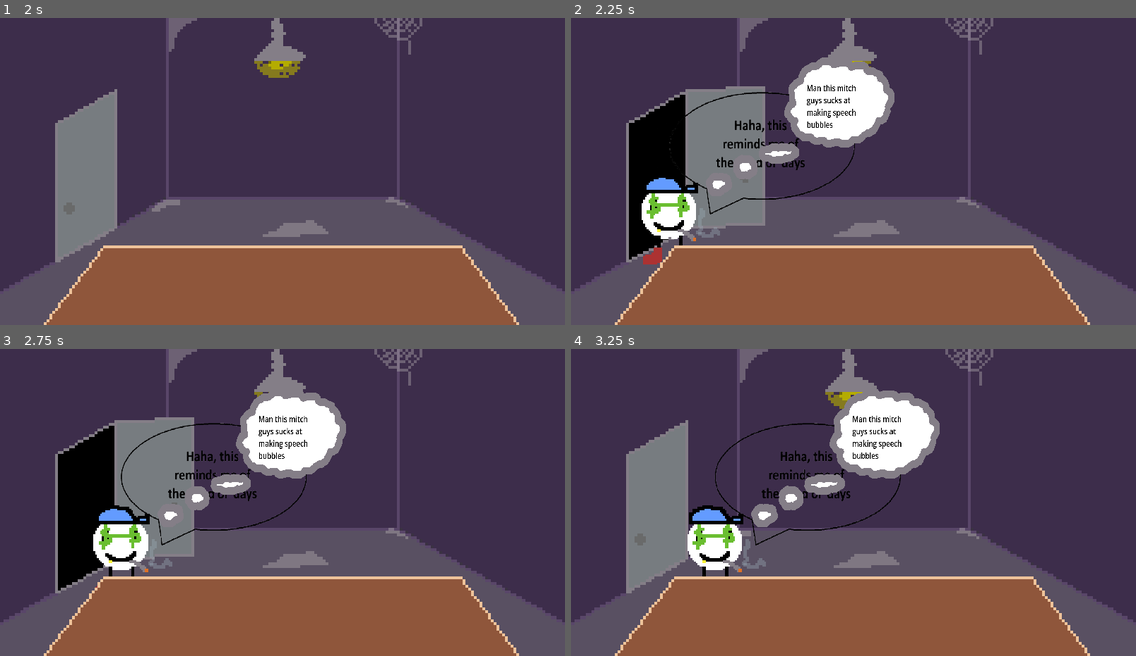
Above: before the commit, frames 1-4 (two rows, left to right).
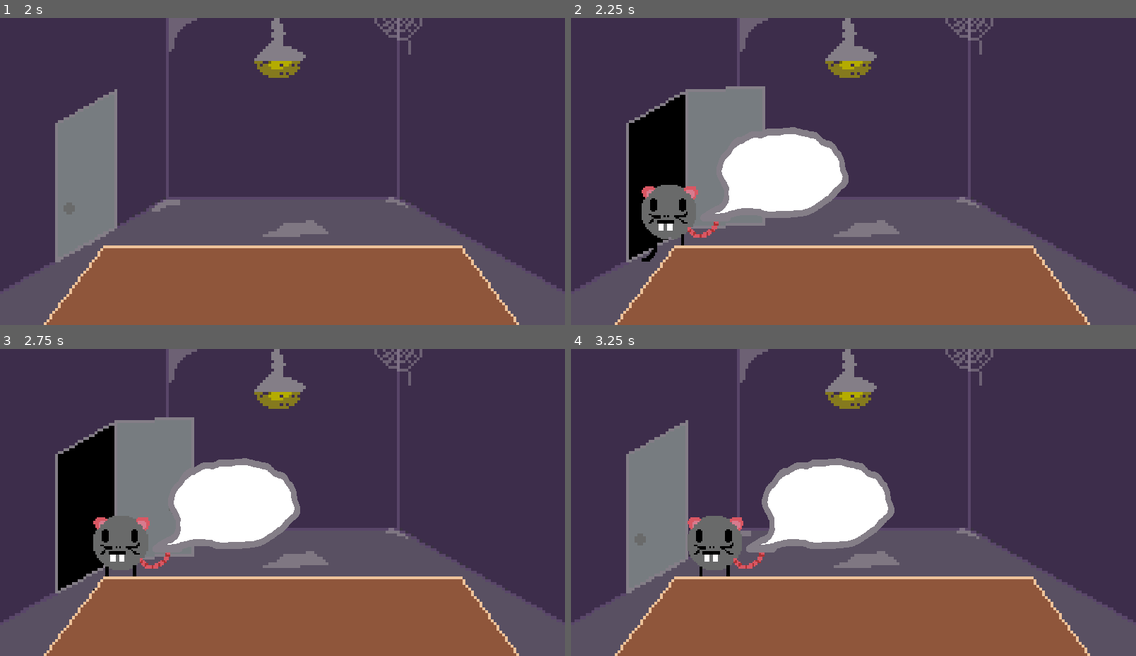
Above: after the commit, the same moments.

Repository: MonsterWook/GlobalGameJam2025
Game: Godot game, scene res://Main Scenes/office.tscn
The game is run twice, just before and just after one commit, with the same random seed, the same clock (stepped at 60 frames per second) and the same inputs. The project has no main scene, so this scene is started directly.
Inputs (mouse positions are in pixels of both pictures, inside the frame that each line leads up to):
- Up to frame 1 (2 s): tap Enter (ui_accept) at 0.5, 0.77, 1.25, 1.52 s; move the mouse to (406, 156) at 0.52 s; hold D (Right) from 0.53 s (still down); click (406, 156) at 0.6 s; move the mouse to (169, 186) at 1.27 s; tap Y (spawnCustomer) at 1.35 s
- Up to frame 2 (2.25 s): tap Enter (ui_accept) at 2 s; move the mouse to (910, 103) at 2.02 s; release D (Right) at 2.03 s; hold A (Left) from 2.03 s (still down); click (910, 103) at 2.1 s
- Up to frame 3 (2.75 s): keep holding A (Left)
- Up to frame 4 (3.25 s): move the mouse to (825, 563) at 2.77 s; release A (Left) at 2.78 s; hold D (Right) from 2.78 s (still down); tap Y (spawnCustomer) at 2.85 s; tap Enter (ui_accept) at 3.02 s

Frame 1 is identical in both runs. In frame 2, 11% of the frame differs, in the area x 12-58%, y 12-81%; in frame 3, 11%; in frame 4, 12%, in the area x 20-66%, y 13-75%.

Commit message:
Connected all NPCs to Minigames

Diff:
--- a/Main Scenes/at_ease.gd
+++ b/Main Scenes/at_ease.gd
@@ -10,6 +10,8 @@
 var thoughtSprite : AnimatedSprite2D
 var background : AnimatedSprite2D
 var thoughtText : Label
+var speechText : Label
+var oldSpeechBubblePos
 var cursorSprite = load("res://assets/hoverCursor.png")
 var path: PathFollow2D
 var NPC
@@ -26,11 +28,12 @@
 var unlockedThoughtBubble
 var exitSpeechBubble1
 var exitSpeechBubble2
-var exitSpeechBubble3
 
 var NPCs = {
 	0 : "OfficeGuy",
 	1 : "Hustler",
+	2 : "Rat",
+	3 : "Climber"
 }
 
 # Called when the node enters the scene tree for the first time.
@@ -40,6 +43,7 @@
 	thoughtSprite = $"Thought"
 	background = $"../../../../Background"
 	thoughtText = $Thought/Label
+	speechText = $Speech/Label
 	path = $".."
 	$"../../../../NPCSpawner".start()
 
@@ -82,19 +86,20 @@
 func entranceDialogue(dialogueNumber):
 	match(dialogueNumber):
 		0:
-			speechSprite.set_texture(load(speechBubble1))
+			speechSprite.show()
+			speechText.text = speechBubble1
 			await firstBubble
 			entranceDialogue(1)
 		1:
-			speechSprite.set_texture(load(speechBubble2))
+			speechText.text = speechBubble2
 			await get_tree().create_timer(2).timeout
 			entranceDialogue(2)
 		2:
-			speechSprite.set_texture(load(speechBubble3))
+			speechText.text = speechBubble3
 			await get_tree().create_timer(2).timeout
 			entranceDialogue(3)
 		3:
-			speechSprite.set_texture(null)
+			speechSprite.hide()
 			thoughtSprite.show()
 			thoughtSprite.play("ThoughtBubbleForming")
 			await thoughtSprite.animation_finished
@@ -105,44 +110,74 @@
 		0:
 			thoughtSprite.play("ThoughtBubble")
 			thoughtText.text = unlockedThoughtBubble
-			await get_tree().create_timer(3).timeout
+			await get_tree().create_timer(4).timeout
 			exitDialogue(1)
 		1:
 			thoughtSprite.hide()
-			speechSprite.position = Vector2(270, 133)
-			speechSprite.set_texture(load(exitSpeechBubble1))
-			await get_tree().create_timer(2).timeout
+			speechSprite.show()
+			oldSpeechBubblePos = speechSprite.position
+			speechSprite.position = Vector2(40, 40)
+			speechText.text = exitSpeechBubble1
+			await get_tree().create_timer(3).timeout
 			exitDialogue(2)
 		2:
-			speechSprite.position = Vector2(99.629, -154.319)
-			speechSprite.set_texture(load(exitSpeechBubble2))
+			speechSprite.position = oldSpeechBubblePos
+			speechText.text = exitSpeechBubble2
 			leave = true
 
 func switchNPC():
-	var inti = randi() % NPCs.size()
+	var oldNPC = NPC
+	var inti = randi() % (NPCs.size() - 1)
 	NPC = NPCs.get(inti)
+
+	if NPC == oldNPC:
+		NPC = NPC.get(NPCs.size() - 1)
+
+	if oldNPC == "Rat":
+		flip_h
 
 	play(NPC)
 
 	match(NPC):
 		"OfficeGuy":
 
-			speechBubble1 = "res://assets/OfficeGuy/testSpeachBubble.png"
-			speechBubble2 = "res://assets/OfficeGuy/testSpeachBubble2.png"
-			speechBubble3 = "res://assets/OfficeGuy/testSpeachBubble3.png"
+			speechBubble1 = "I heard you are the best clairvoyant around"
+			speechBubble2 = "I am so tired of my dead end job"
+			speechBubble3 = "Please tell me how to get out of this meaningless life"
+
+			unlockedThoughtBubble = "I hope he tells me to buy bitcoin"
+			exitSpeechBubble1 = "You should buy some BubbleCoin. I heard it's popping off"
+			exitSpeechBubble2 = "Thanks! you are a gentleman and a scholar"
+
+		"Hustler":
+			speechBubble1 = "Haha, this reminds me of the good ol' days"
+			speechBubble2 = "I haven't been getting enough suckers to fall for my scams lately"
+			speechBubble3 = "What should I do doc'?"
+
+			unlockedThoughtBubble = "I haven't done a card scam in a while"
+			exitSpeechBubble1 = "I heard about this new scam using cards, here let me fill you in"
+			exitSpeechBubble2 = "Ooh that's clever, you're the best doc'"
+
+		"Rat":
+			flip_h
+
+			speechBubble1 = ""
+			speechBubble2 = ""
+			speechBubble3 = ""
 
 			unlockedThoughtBubble = ""
-			exitSpeechBubble1 = "res://assets/OfficeGuy/officeGuyLeavingSpeechBubble2.png"
-			exitSpeechBubble2 = "res://assets/OfficeGuy/officeGuyLeavingSpeechBubble3.png"
+			exitSpeechBubble1 = ""
+			exitSpeechBubble2 = ""
 
-		"Hustler":
-			speechBubble1 = "res://assets/Hustler/hustlerEnterDialogue1.png"
-			speechBubble2 = "res://assets/Hustler/hustlerEnterDialogue2.png"
-			speechBubble3 = "res://assets/Hustler/hustlerEnterDialogue3.png"
+		"Climber":
 
-			unlockedThoughtBubble = "I haven't done a card scam in a while"
-			exitSpeechBubble1 = "res://assets/Hustler/hustlerExitDialogue1.png"
-			exitSpeechBubble2 = "res://assets/Hustler/hustlerExitDialogue2.png"
+			speechBubble1 = ""
+			speechBubble2 = ""
+			speechBubble3 = ""
+
+			unlockedThoughtBubble = ""
+			exitSpeechBubble1 = ""
+			exitSpeechBubble2 = ""
 
 func _fucking_leave() -> void:
 	exitDialogue(0)
--- a/Main Scenes/control.gd
+++ b/Main Scenes/control.gd
@@ -8,7 +8,7 @@
 var sceneChange = false
 var sceneChange2 = false
 var canClick = false
-var Offset = Vector2(40, 30)
+var Offset = Vector2(60, 60)
 var oldCamPos
 var currentNPC
 
@@ -30,11 +30,9 @@
 # Called every frame. 'delta' is the elapsed time since the previous frame.
 func _process(delta: float) -> void:
 	if sceneChange:
-		if camera.zoom < Vector2(10, 10):
+		if camera.zoom < Vector2(9, 9):
 			camera.zoom += delta * camZoomSpeed
 		else:
-			#get_tree().root.add_child(minigameScene)
-			#get_tree().change_scene_to_file("res://minigames/typingMinigame/typingMinigame.tscn")
 			$"../../../../../..".visible = false
 
 			get_tree().root.add_child(minigameScene)
@@ -90,7 +88,7 @@
 		camera.global_position = global_position + Offset
 
 func switchMinigame():
-	currentNPC = "Climber"
+
 	match(currentNPC):
 		"OfficeGuy":
 			minigameScene = load("res://minigames/typingMinigame/typingMinigame.tscn").instantiate()
@@ -106,3 +104,8 @@
 			minigameScene = load("res://minigames/climberMinigame/climberMinigame.tscn").instantiate()
 			nodeWithSignalPath = "climberMinigame"
 			sceneNode = "climberMinigame"
+
+		"Rat":
+			minigameScene = load("res://minigames/ratMinigame/ratMinigame.tscn").instantiate()
+			nodeWithSignalPath = "ratMinigame"
+			sceneNode = "ratMinigame"
--- a/Main Scenes/office.tscn
+++ b/Main Scenes/office.tscn
@@ -1,12 +1,15 @@
-[gd_scene load_steps=25 format=3 uid="uid://clj25w4vcne7q"]
+[gd_scene load_steps=29 format=3 uid="uid://clj25w4vcne7q"]
 
 [ext_resource type="Texture2D" uid="uid://byspfak36ais0" path="res://Main Scenes/officeSheet.png" id="1_ej1m3"]
-[ext_resource type="Texture2D" uid="uid://b2ft2o043no4r" path="res://Main Scenes/char.png" id="2_ffthf"]
+[ext_resource type="Texture2D" uid="uid://b8hwg7mem5jqp" path="res://Main Scenes/char.png" id="2_ffthf"]
 [ext_resource type="Script" path="res://Main Scenes/at_ease.gd" id="3_yen8d"]
-[ext_resource type="Texture2D" uid="uid://vxbf4anldcc8" path="res://Main Scenes/thoughtbubble.png" id="4_ectlr"]
-[ext_resource type="Texture2D" uid="uid://3h3mexj6515b" path="res://Main Scenes/lock.png" id="4_nbtjs"]
-[ext_resource type="Texture2D" uid="uid://r7qiv0umswow" path="res://Main Scenes/table.png" id="5_154jg"]
+[ext_resource type="Texture2D" uid="uid://ff0eufg00mob" path="res://Main Scenes/yapping.png" id="4_685pg"]
+[ext_resource type="Texture2D" uid="uid://6g7j03s115ts" path="res://Main Scenes/thoughtbubble.png" id="4_ectlr"]
+[ext_resource type="Texture2D" uid="uid://ie453qsuv4bt" path="res://Main Scenes/lock.png" id="4_nbtjs"]
+[ext_resource type="Texture2D" uid="uid://dmamllu2r4guc" path="res://Main Scenes/table.png" id="5_154jg"]
 [ext_resource type="Script" path="res://Main Scenes/control.gd" id="5_ih2oa"]
+[ext_resource type="FontFile" uid="uid://d37w3nv5kugfs" path="res://assets/Fonts/Roboto-ExtraBold.ttf" id="5_pjqba"]
+[ext_resource type="FontFile" uid="uid://bem6nhbhqvubi" path="res://assets/Fonts/OleoScript-Bold.ttf" id="7_gpw82"]
 
 [sub_resource type="AtlasTexture" id="AtlasTexture_domwp"]
 atlas = ExtResource("1_ej1m3")
@@ -106,6 +109,21 @@
 "speed": 5.0
 }]
 
+[sub_resource type="AtlasTexture" id="AtlasTexture_k8287"]
+atlas = ExtResource("4_685pg")
+region = Rect2(0, 0, 650, 375)
+
+[sub_resource type="SpriteFrames" id="SpriteFrames_1sf5y"]
+animations = [{
+"frames": [{
+"duration": 1.0,
+"texture": SubResource("AtlasTexture_k8287")
+}],
+"loop": true,
+"name": &"speechBubble",
+"speed": 5.0
+}]
+
 [sub_resource type="AtlasTexture" id="AtlasTexture_26x5q"]
 atlas = ExtResource("4_ectlr")
 region = Rect2(1950, 0, 650, 375)
@@ -161,9 +179,6 @@
 "name": &"ThoughtBubbleForming",
 "speed": 5.0
 }]
-
-[sub_resource type="SystemFont" id="SystemFont_fguos"]
-font_italic = true
 
 [node name="Office" type="Node2D"]
 
@@ -190,6 +205,7 @@
 script = SubResource("GDScript_ttk42")
 
 [node name="NPC" type="AnimatedSprite2D" parent="NPC/Path2D/PathFollow2D"]
+z_index = 5
 texture_filter = 1
 position = Vector2(-23, -49)
 scale = Vector2(3, 3)
@@ -198,11 +214,30 @@
 script = ExtResource("3_yen8d")
 speed = 100.0
 
-[node name="Speech" type="Sprite2D" parent="NPC/Path2D/PathFollow2D/NPC"]
-position = Vector2(51.3333, -33.3333)
+[node name="Speech" type="AnimatedSprite2D" parent="NPC/Path2D/PathFollow2D/NPC"]
+visible = false
+z_index = 10
+position = Vector2(60.6667, -18.6667)
 scale = Vector2(0.2, 0.242)
+sprite_frames = SubResource("SpriteFrames_1sf5y")
+animation = &"speechBubble"
+
+[node name="Label" type="Label" parent="NPC/Path2D/PathFollow2D/NPC/Speech"]
+z_index = 10
+offset_left = -96.6667
+offset_top = -78.5124
+offset_right = 703.333
+offset_bottom = 371.488
+scale = Vector2(0.3, 0.3)
+theme_override_colors/font_color = Color(0, 0, 0, 1)
+theme_override_fonts/font = ExtResource("5_pjqba")
+theme_override_font_sizes/font_size = 100
+horizontal_alignment = 1
+vertical_alignment = 1
+autowrap_mode = 2
 
 [node name="Thought" type="AnimatedSprite2D" parent="NPC/Path2D/PathFollow2D/NPC"]
+visible = false
 position = Vector2(69.3333, -50.6667)
 scale = Vector2(0.2, 0.242)
 sprite_frames = SubResource("SpriteFrames_f4arh")
@@ -228,13 +263,14 @@
 z_index = 10
 offset_left = 56.0
 offset_top = -105.0
-offset_right = 451.0
-offset_bottom = 91.0
-scale = Vector2(0.5, 0.5)
+offset_right = 856.0
+offset_bottom = 295.0
+scale = Vector2(0.25, 0.25)
 theme_override_colors/font_color = Color(0, 0, 0, 1)
-theme_override_fonts/font = SubResource("SystemFont_fguos")
-theme_override_font_sizes/font_size = 40
-text = "Man this mitch guys sucks at making speech bubbles"
+theme_override_fonts/font = ExtResource("7_gpw82")
+theme_override_font_sizes/font_size = 100
+horizontal_alignment = 1
+vertical_alignment = 1
 autowrap_mode = 2
 
 [node name="NPCSpawner" type="Timer" parent="."]
--- a/minigames/ratMinigame/ratMinigame.gd
+++ b/minigames/ratMinigame/ratMinigame.gd
@@ -1,4 +1,7 @@
 extends Node2D
+
+signal changeSceneWin
+signal changeSceneLose
 
 @onready var bg = $bg
 
@@ -11,3 +14,5 @@
 func win(body):
 	if body.is_in_group("player"):
 		print("win")
+		await get_tree().create_timer(0.5).timeout
+		changeSceneWin.emit()
--- a/minigames/ratMinigame/ratMinigame.tscn
+++ b/minigames/ratMinigame/ratMinigame.tscn
@@ -135,3 +135,5 @@
 
 [node name="CollisionShape2D" type="CollisionShape2D" parent="rat"]
 shape = SubResource("RectangleShape2D_cq2cp")
+
+[connection signal="body_entered" from="cheems" to="." method="win"]
Binary file added: assets/Fonts/Courgette-Regular.ttf
Binary file added: assets/Fonts/OleoScript-Bold.ttf
Binary file added: assets/Fonts/OleoScript-Regular.ttf
Binary file added: assets/Fonts/Roboto-Black.ttf
Binary file added: assets/Fonts/Roboto-ExtraBold.ttf
Binary file added: assets/Fonts/Roboto-ExtraBoldItalic.ttf
Not shown: 1 places in minigames/ratMinigame/ratMinigame.tscn that only renumber resources
